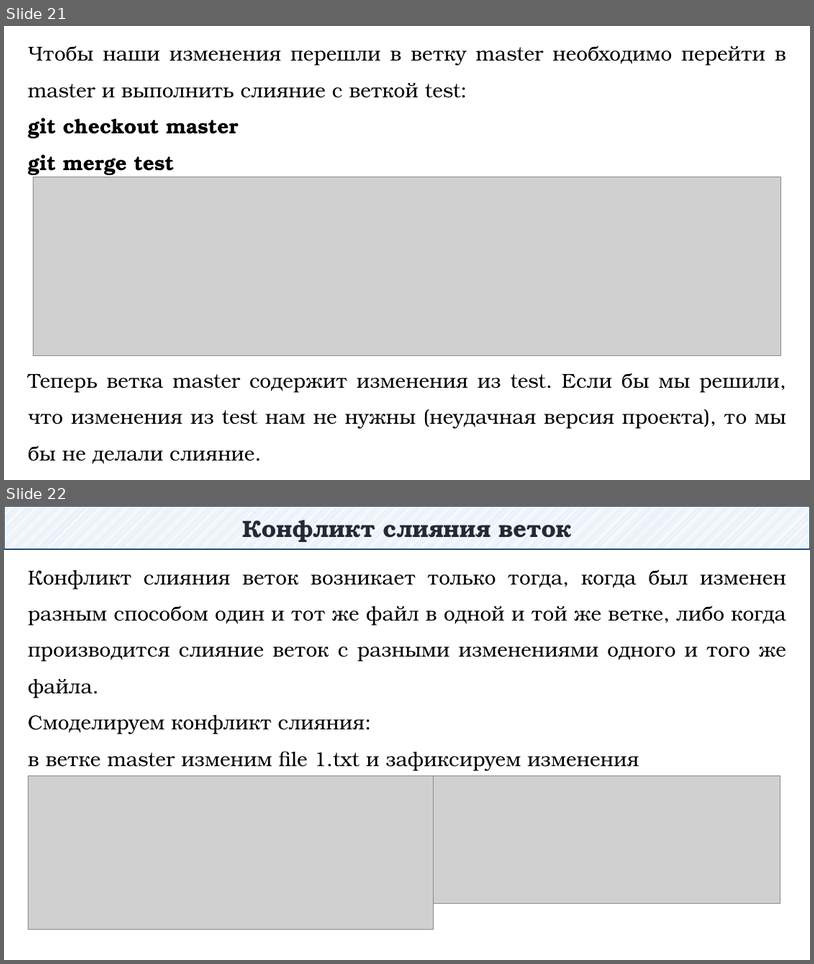
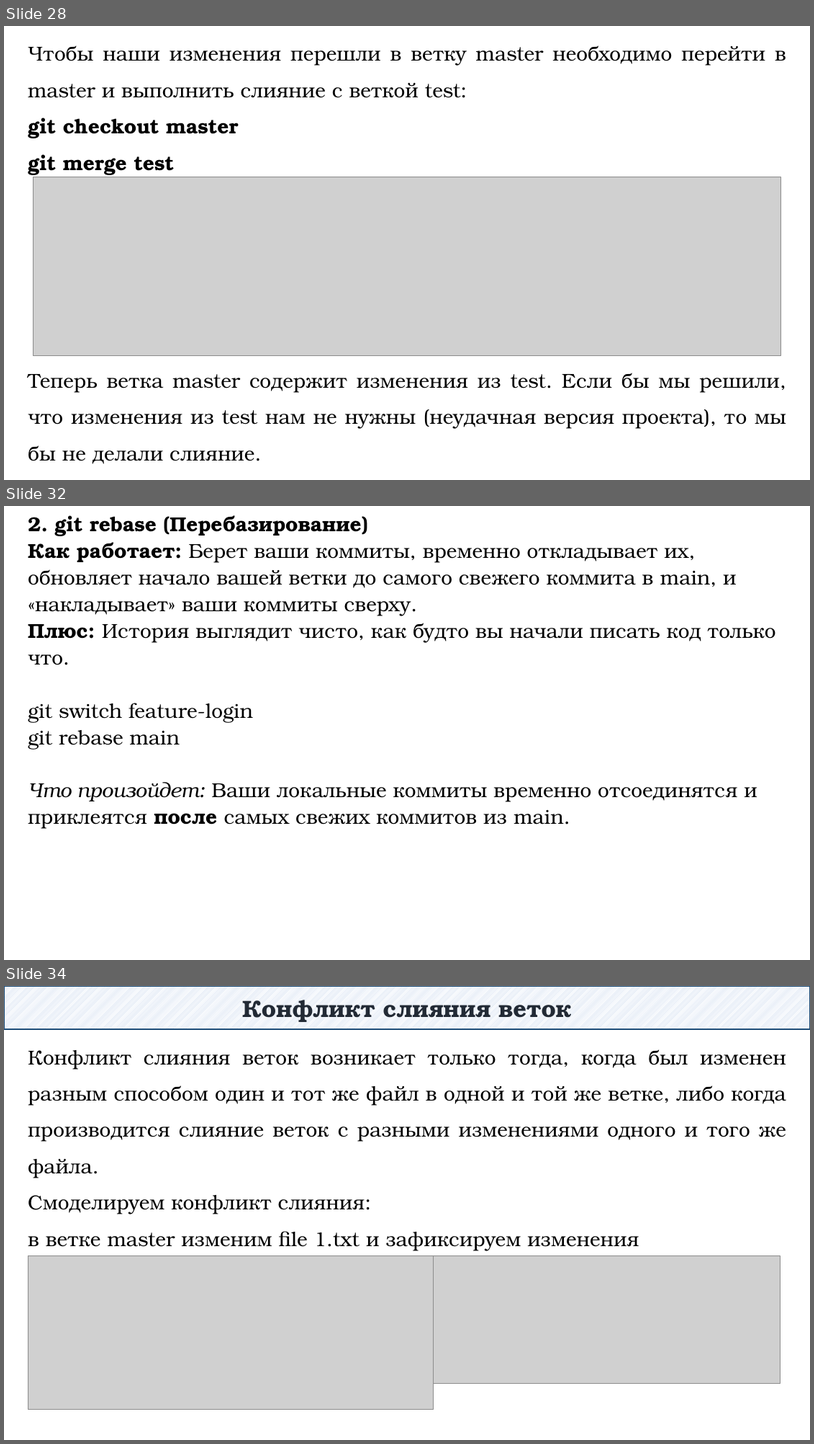
Before and after one commit to DaniilKlyukin/OOP-4, a slide deck: Лекции/ООП 1 лек 2.pptx. Shown one above the other, each under a label of ours: slides 21 and 22 before the commit, slides 28, 32 and 34 after it; the slides between them are not shown. The pictures are 814x964 and 814x1444 pixels, drawn with LibreOffice and Linux fonts; fonts in the diff are those of the drawing; grey boxes stand for pictures. Boxes give left, top, right and bottom in pixels: in the first picture for what was removed or moved away, otherwise in the second. Text is boxed around its words. In the diff, an @@ line names an element or a change of style, - is before the commit and + after.

```diff
--- a/Лекции/ООП 1 лек 2.pptx
+++ b/Лекции/ООП 1 лек 2.pptx
@@ slide 32 added at (4,506,810,960), background #FFFFFF @@
@@ text added at (28,515,777,829), 24 pt, text #000000 @@
+2. git rebase (Перебазирование)
+Как работает: Берет ваши коммиты, временно откладывает их, обновляет начало вашей ветки до самого свежего коммита в main, и «накладывает» ваши коммиты сверху.
+Плюс: История выглядит чисто, как будто вы начали писать код только что.
+git switch feature-login
+git rebase main
+Что произойдет: Ваши локальные коммиты временно отсоединятся и приклеятся после самых свежих коммитов из main.
@@ what was slide 21 is now slide 28 @@
@@ what was slide 22 is now slide 34 @@
```
Also in this commit, not shown: 16 other slides added, 1 slide removed.
